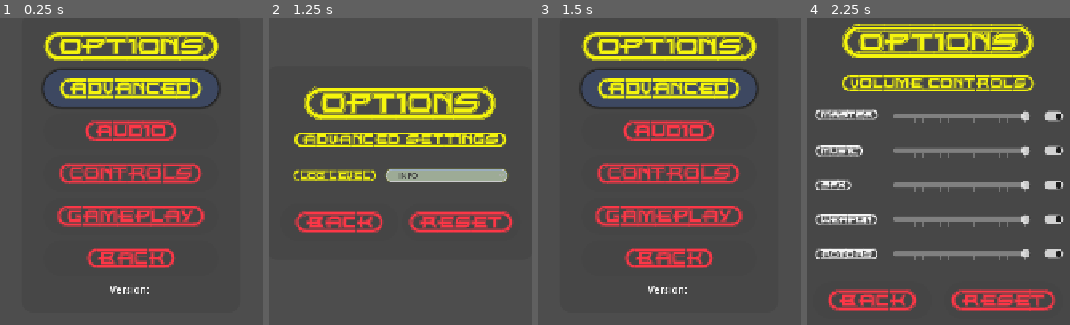
Above: before the commit, frames 1-4 (left to right).
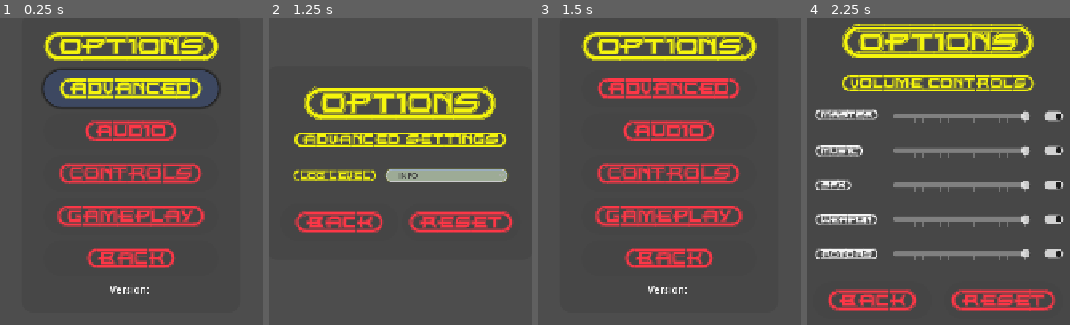
Above: after the commit, the same moments.

Repository: ikostan/SkyLockAssault
Game: Godot game, scene res://scenes/options_menu.tscn
The game is run twice, just before and just after one commit, with the same random seed, the same clock (stepped at 60 frames per second) and the same inputs. This scene is started directly instead of the project's main scene. Video files are missing from this copy of the repository; at most half a second of black plays in their place. Sound files missing from this copy of the repository are replaced by a short silence.
Inputs:
- Up to frame 1 (0.25 s): no input
- Up to frame 2 (1.25 s): click "{ADVANCED}" at 0.5 s
- Up to frame 3 (1.5 s): click "{BACK}" at 1.25 s
- Up to frame 4 (2.25 s): click "{AUDIO}" at 2 s

Frames 1-2 are identical in both runs. In frame 3, 8.0% of the frame differs, in the area x 15-85%, y 16-30%; in frame 4, nothing differs.

Commit message:
Update advanced_settings.gd
In _on_advanced_back_button_pressed you directly grab_focus on advanced_settings_button instead of going through ensure_initial_focus, which means this path can behave differently from the other menus’ focus logic; consider reusing the helper for consistency or documenting why this path should always force focus.

Diff:
--- a/scripts/advanced_settings.gd
+++ b/scripts/advanced_settings.gd
@@ -172,35 +172,32 @@
 
 
 func _on_advanced_back_button_pressed() -> void:
-	## Handles Back button press.
-	##
-	## Shows previous menu from stack, removes advanced menu.
-	##
-	## Hides web overlays if on web.
+	## Handles advanced back button press.
+	##
+	## Logs action, restores previous menu if available, performs web cleanup if applicable,
+	## and frees self. Uses focus helper for consistency on restore.
 	##
 	## :rtype: void
-	Globals.log_message("Back button pressed in advanced settings.", Globals.LogLevel.DEBUG)
+	Globals.log_message("Advanced Back button pressed.", Globals.LogLevel.DEBUG)
+
 	var hidden_menu_found: bool = false
 	if not Globals.hidden_menus.is_empty():
 		var prev_menu: Node = Globals.hidden_menus.pop_back()
 		if is_instance_valid(prev_menu):
 			prev_menu.visible = true
-			Globals.log_message("Showing menu: " + prev_menu.name, Globals.LogLevel.DEBUG)
 			hidden_menu_found = true
-
-			# Focus on AdvancedSettingsButton
-			var advanced_btn: Button = null
-			if prev_menu is OptionsMenu:
-				advanced_btn = prev_menu.advanced_settings_button
-				if is_instance_valid(advanced_btn):
-					advanced_btn.call_deferred("grab_focus")
-					Globals.log_message(
-						"Focused on AdvancedSettingsButton after back.", Globals.LogLevel.DEBUG
-					)
-				else:
-					Globals.log_message(
-						"AdvancedSettingsButton not found—skipping focus.", Globals.LogLevel.WARNING
-					)
+			# Restore focus using helper for consistency
+			var advanced_btn: Button = prev_menu.get_node(
+				"OptionsVBoxContainer/AdvancedSettingsButton"
+			)
+			if is_instance_valid(advanced_btn):
+				Globals.ensure_initial_focus(
+					advanced_btn, [advanced_btn], "Options Menu - Advanced Button"
+				)
+			else:
+				Globals.log_message(
+					"AdvancedSettingsButton not found—skipping focus.", Globals.LogLevel.WARNING
+				)
 
 	# Decoupled cleanup: Run if web and js_window available, but gate eval on js_bridge_wrapper
 	if os_wrapper.has_feature("web") and js_window:
